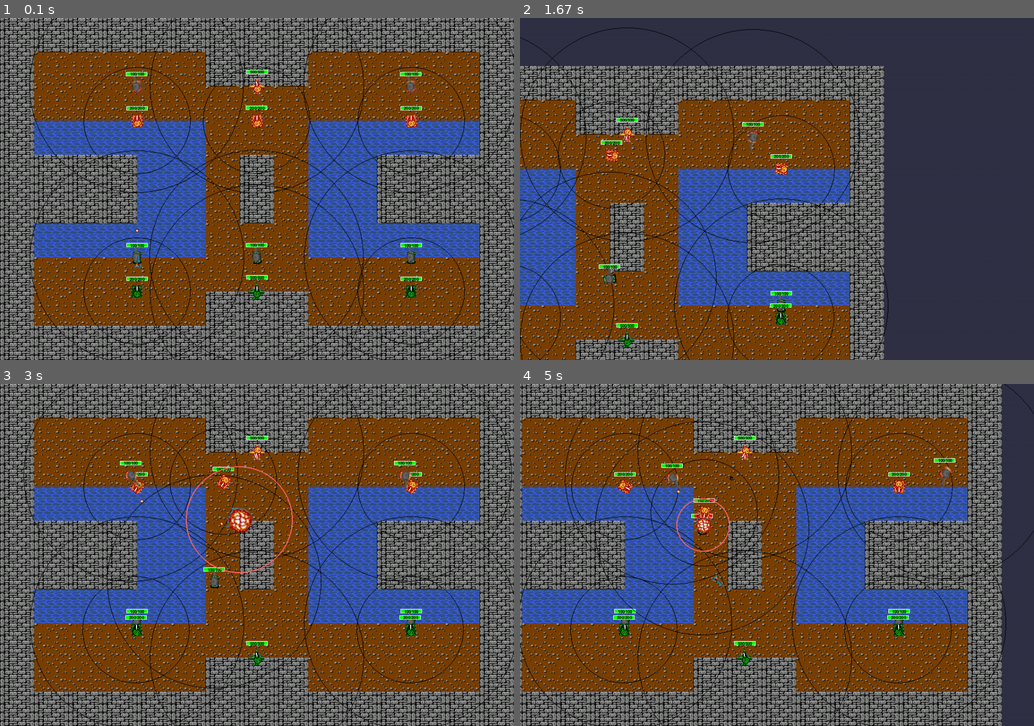
Above: before the commit, frames 1-4 (two rows, left to right).
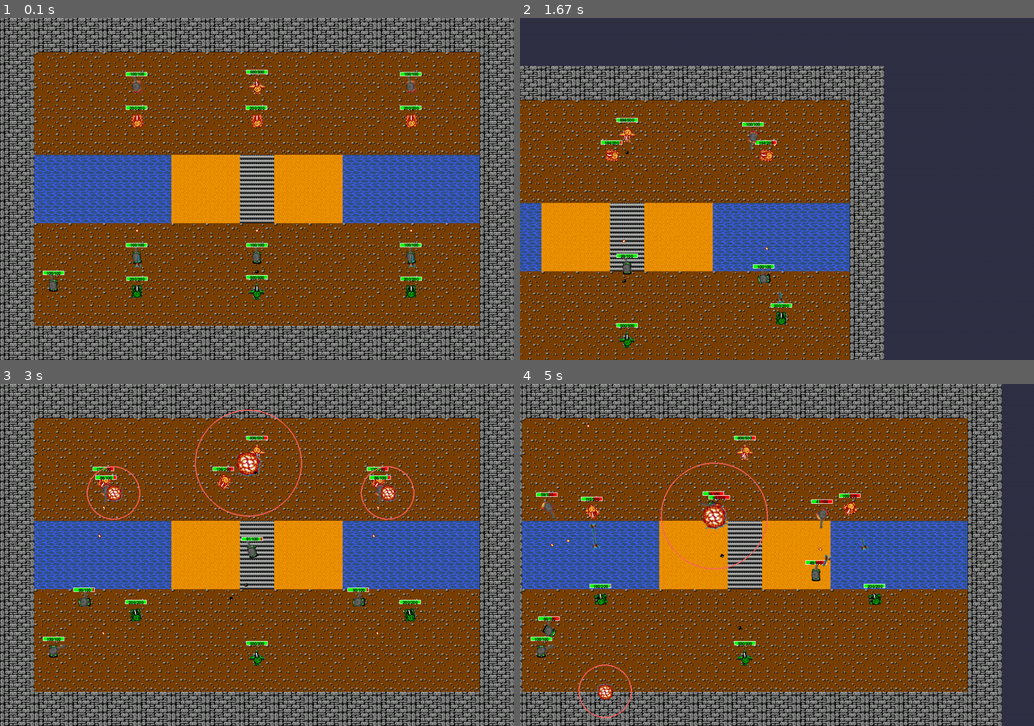
Above: after the commit, the same moments.

Repository: notwuyazui/Jackal
Game: pygame game, started from test.py
Same seed, same stepped clock (60 frames per second), same inputs: the game is played once before the commit and once after it.
Inputs (mouse positions are in pixels of both pictures, inside the frame that each line leads up to):
- Up to frame 1 (0.1 s): no input
- Up to frame 2 (1.67 s): hold Right 0.33-0.8 s; move the mouse to (756, 202) at 0.37 s; hold Up 0.83-1.13 s; hold Right 1.17-1.63 s
- Up to frame 3 (3 s): hold Left 1.67-2.2 s; hold Down 2.23-2.53 s; hold Left 2.57-2.97 s
- Up to frame 4 (5 s): hold Up 3-3.37 s; hold Right 3.4-4.03 s; hold Down 4.07-4.43 s; hold Left 4.47-4.93 s; hold Right from 4.97 s (still down)

The runs differ from the first frame. In frame 1, 33% of the frame differs, in the area x 5-100%, y 0-100%; in frame 2, 24%; in frame 3, 35%, in the area x 4-100%, y 0-100%; in frame 4, 34%.

Commit message:
地块添加减速和伤害功能，并配套添加沙地SandTile类型和陷阱TrapTile类型用作测试功能

Diff:
--- a/GameMode.py
+++ b/GameMode.py
@@ -6,7 +6,7 @@
 DEBUG_MODE = False                  # 一键开启调试模式
 
 DRAW_HEALTH_BAR = True              # 绘制坦克血条
-DRAW_SIGHT_RANGE = True             # 绘制坦克视野范围
+DRAW_SIGHT_RANGE = False             # 绘制坦克视野范围
 DRAW_MOUSE_TARGET_LINE = True       # 绘制鼠标瞄准线
 DRAW_STATUS_MESSAGE = False         # 绘制单位状态信息
 DRAW_ENEMY_STATE_MESSAGE = False    # 绘制敌方坦克状态信息
@@ -17,7 +17,7 @@
 
 BULLET_INFO_TEXT = False            # 增加子弹发射和移除时的文本提示
 ENEMY_STATE_TEXT = False            # 增加敌方坦克状态信息文本提示
-UNIT_RECORD_TEXT = False            # 单位记录文本
+UNIT_RECORD_TEXT = True            # 单位记录文本
 PRINT_VISIBLE_UNIT = False          # 打印unit_0的可见单位（包含视野与通过通信同步的单位）
 
 AUTO_COMMUNICATE = True             # 自动通信
--- a/Map/BaseTile.py
+++ b/Map/BaseTile.py
@@ -21,7 +21,8 @@
                  explosion_damage=0,
                  crushable=False,
                  provides_invisibility=False,
-                 damage_per_step=0):
+                 damage_per_step=0.0,
+                 slow_multiplier=1.0):
         self.x = x                      # 世界坐标左上角 x
         self.y = y
         self.tile_size = tile_size
@@ -39,12 +40,12 @@
         self.max_health = max_health if destructible else 0                                 # 初始生命值（仅当可破坏时有效）
         self.destroyed_tile_type = destroyed_tile_type if destructible else None            # 被破坏后变成的地块类型（如 'flat'）
         self.explodes_on_destroy = explodes_on_destroy if destructible else False           # 被破坏时是否爆炸
-        self.explosion_range = explodes_on_destroy if explodes_on_destroy else None
         self.explosion_range = explosion_range if explodes_on_destroy else None
         self.explosion_damage = explosion_damage if explodes_on_destroy else None
         self.crushable = crushable if not blocks_unit else False                            # 是否可被碾压
         self.provides_invisibility = provides_invisibility if not blocks_unit else False    # 是否提供隐身
-        self.damage_per_step = damage_per_step if not blocks_unit else False                # 单位踏上时造成的伤害
+        self.damage_per_step = damage_per_step if not blocks_unit else 0                # 单位踏上时造成的伤害
+        self.slow_multiplier = slow_multiplier if not blocks_unit else 1.0           # 单位踏上时减速倍数
 
         # 实时属性
         self.id = id
@@ -101,6 +102,12 @@
             return self.destroyed_tile_type
         return None
 
-    def on_unit_step(self, unit):
-        """单位踏上时的效果（待实现）"""
-        pass
+    def apply_buff(self, unit):
+        """单位踏上时的效果"""
+        if self.damage_per_step > 0:
+            unit.take_damage_from_tile(self.damage_per_step)
+        if self.slow_multiplier < 1.0:
+            unit.speed_slow_multiplier *= self.slow_multiplier
+        if self.provides_invisibility:
+            unit.conceal = True
+        return unit
--- a/Map/GameMap.py
+++ b/Map/GameMap.py
@@ -3,6 +3,8 @@
 from Map.FlatTile.FlatTile import *
 from Map.BarrierTile.BarrierTile import *
 from Map.WaterTile.WaterTile import *
+from Map.SandTile.SandTile import *
+from Map.TrapTile.TrapTile import *
 from typing import List, Tuple, Optional
 import os
 from Parameter import *
@@ -14,6 +16,8 @@
     'o': FlatTile,
     'x': BarrierTile,
     'w': WaterTile,
+    's': SandTile,
+    't': TrapTile
 }
 
 class GameMap:
@@ -210,12 +214,20 @@
         """获取地图总尺寸（像素）"""
         return self.width * self.tile_size, self.height * self.tile_size
 
-    def get_tile_at_position(self, x: float, y: float) -> Optional[str]:
+    def get_tile_char_at_position(self, x: float, y: float) -> Optional[str]:
         """获取指定位置的地块字符"""
         col = int(x // self.tile_size)
         row = int(y // self.tile_size)
         if 0 <= row < self.height and 0 <= col < self.width:
             return self.tiles[row][col].letter
+        return None
+
+    def get_tile_at_position(self, x: float, y: float) -> Optional[BaseTile]:
+        """获取指定位置的地块"""
+        col = int(x // self.tile_size)
+        row = int(y // self.tile_size)
+        if 0 <= row < self.height and 0 <= col < self.width:
+            return self.tiles[row][col]
         return None
 
     def _draw_debug(self, surface: pygame.Surface, camera_offset: List[float]) -> None:
--- /dev/null
+++ b/Map/SandTile/SandTile.py
@@ -0,0 +1,29 @@
+"""
+    沙地地块：不阻挡任何东西，会降低单位25%的移动速度。
+"""
+
+from Map.BaseTile import BaseTile
+
+class SandTile(BaseTile):
+    def __init__(self, x: float = 0.0, y: float = 0.0, tile_size: int = 64, id = None):
+        self.id = id
+        self.x = x
+        self.y = y
+        self.tile_size = tile_size
+
+        self.name = "sand"
+        self.letter = 's'
+        self.image_path = "Map/SandTile/sand.png"
+        self.blocks_bullet = False
+        self.blocks_unit = False
+        self.destructible = False                    # 是否可破坏
+        self.damage_per_step = 0.1                       # 单位踏上时造成的伤害
+        self.slow_multiplier = 0.75                   # 移动速度减缓倍数
+
+        super().__init__(id, self.x, self.y, self.tile_size,
+                         self.name, self.letter, self.image_path,
+                         blocks_bullet=self.blocks_bullet,
+                         blocks_unit=self.blocks_unit,
+                         destructible=self.destructible,
+                         damage_per_step=self.damage_per_step,
+                         slow_multiplier=self.slow_multiplier)
--- /dev/null
+++ b/Map/TrapTile/TrapTile.py
@@ -0,0 +1,30 @@
+"""
+    沙地地块：不阻挡任何东西，会降低单位25%的移动速度。
+"""
+
+from Map.BaseTile import BaseTile
+from Parameter import *
+
+class TrapTile(BaseTile):
+    def __init__(self, x: float = 0.0, y: float = 0.0, tile_size: int = 64, id = None):
+        self.id = id
+        self.x = x
+        self.y = y
+        self.tile_size = tile_size
+
+        self.name = "trap"
+        self.letter = 't'
+        self.image_path = "Map/TrapTile/trap.png"
+        self.blocks_bullet = False
+        self.blocks_unit = False
+        self.destructible = False                    # 是否可破坏
+        self.damage_per_step = 0.001 * UNIT_HEALTH   # 单位踏上时造成的伤害
+        self.slow_multiplier = 1.0                   # 移动速度减缓倍数
+
+        super().__init__(id, self.x, self.y, self.tile_size,
+                         self.name, self.letter, self.image_path,
+                         blocks_bullet=self.blocks_bullet,
+                         blocks_unit=self.blocks_unit,
+                         destructible=self.destructible,
+                         damage_per_step=self.damage_per_step,
+                         slow_multiplier=self.slow_multiplier)
--- a/Map/saved/test_map.txt
+++ b/Map/saved/test_map.txt
@@ -2,8 +2,8 @@
 xooooooooooooox
 xooooooooooooox
 xooooooooooooox
-xwwwwooooowwwwx
-xwwwwooooowwwwx
+xwwwwsstsswwwwx
+xwwwwsstsswwwwx
 xooooooooooooox
 xooooooooooooox
 xooooooooooooox
--- a/Unit/BaseUnit.py
+++ b/Unit/BaseUnit.py
@@ -99,6 +99,10 @@
         self.living_time = 0.0              # 存活时间
         self.reward = 0.0
 
+        # buff
+        self.speed_slow_multiplier = 1.0                # 减速效果，应用到速度上限
+        self.conceal = False                             # 隐身效果
+
         # 初始化碰撞箱
         self._update_bounding_box()
 
@@ -132,7 +136,9 @@
             return False
 
         self.living_time += delta_time
-        self._update_vision(unit_manager, bullet_manager, game_map)              # 更新视野
+        self._frame_init()                           # 每帧初始化
+        self._update_tile_buff(game_map)      # 根据所在地块更新单位
+        self._update_vision(unit_manager, bullet_manager, game_map)         # 更新视野
         self._update_ammo_switch(delta_time)         # 更新弹种切换计时器
         self._update_fire_cooldown(delta_time)       # 更新开火冷却时间
         self._update_speed(delta_time)               # 更新速度
@@ -157,13 +163,24 @@
 
         return True
 
+    def _frame_init(self) -> None:
+        """每帧初始化"""
+        self.speed_slow_multiplier = 1.0        # 初始化减速buff
+        self.conceal = False
+
+    def _update_tile_buff(self, game_map) -> None:
+        """根据所在地块更新单位"""
+        tile = game_map.get_tile_at_position(self.position[0], self.position[1])
+        if tile:
+            self = tile.apply_buff(self)
+
     def _update_vision(self, unit_manager, bullet_manager, game_map) -> None:
         """更新视野"""
         self.visible_map = game_map
         self.visible_units.clear()
         self.visible_bullets.clear()
         for unit in unit_manager.units:
-            if self.is_in_sight(unit):
+            if self.is_in_sight(unit) and unit.visible == True and unit.conceal == False:
                 self.visible_units.add_unit(unit, bullet_manager, game_map)
         for bullet in bullet_manager.bullets:
             if self.is_in_sight(bullet):
@@ -188,14 +205,24 @@
 
     def _update_speed(self, delta_time) -> None:
         """更新速度"""
+        real_acc = self.acceleration
+        sigma = 0.05        # 防止速度在buff后上限附近震荡的容差值，如果速度在 max_speed * slow_multiplier 的 (1±sigma) 范围内，则直接设置为 max_speed * slow_multiplier
+
+        # 如果速度大于buff后的最大速度，则强制减速
+        if self.speed > self.max_speed * self.speed_slow_multiplier * (1 + sigma):
+            real_acc = -self.max_acceleration
+        elif self.speed < -self.max_speed * self.speed_slow_multiplier * (1 + sigma):
+            real_acc = self.max_acceleration
+
         # 应用加速度
-        self.speed += self.acceleration * delta_time
-
-        # 限制速度范围
-        if self.speed > self.max_speed:
-            self.speed = self.max_speed
-        elif self.speed < -self.max_speed:
-            self.speed = -self.max_speed
+        self.speed += real_acc * delta_time
+
+        if self.speed > self.max_speed * self.speed_slow_multiplier * (1) and \
+            self.speed < self.max_speed * self.speed_slow_multiplier * (1+sigma):
+            self.speed = self.max_speed * self.speed_slow_multiplier
+        if self.speed < -self.max_speed * self.speed_slow_multiplier * (1) and \
+            self.speed > -self.max_speed * self.speed_slow_multiplier * (1+sigma):
+            self.speed = -self.max_speed * self.speed_slow_multiplier
 
     def _update_direction(self, delta_time) -> None:
         """更新单位朝向角度"""
@@ -683,6 +710,15 @@
         self._handle_assistance(unit_manager, damage_source, destroyed, damage_amount)
         return destroyed, damage_amount
 
+    def take_damage_from_tile(self, damage_amount):
+        """坦克从地形受到伤害"""
+        self.health -= damage_amount
+        if self.health <= 0:
+            self.health = 0
+            self.is_alive = False
+            print(f"坦克 {self.id} 被摧毁")
+            self.killed_by = -1  # -1表示被地形摧毁
+
     def _handle_assistance(self, unit_manager, damage_source, destroy:bool , damage_amount:float) -> None:
         # 当自身受到伤害时，处理伤害来源的协助信息
         for unit in unit_manager.units:
--- a/behavior.txt
+++ b/behavior.txt
@@ -17,3 +17,4 @@
     5. 保存完整的地图，包括地图（tiles和tile_size）和单位信息
     6. 训练的接口（PCControl -> AIControl）
     7. 添加减速地块
+    8. 添加检查assert：是否存在uid相同的单位
--- a/test.py
+++ b/test.py
@@ -17,8 +17,8 @@
 
 def init_game():
     game_manager = GameManager()
-    game_manager.set_valley_map()
-    game_manager.add_player_tank(unit_id=0, position=(100,500), usingAI=False, visible=False)      # 添加一个玩家坦克
+    game_manager.set_test_map()
+    game_manager.add_player_tank(unit_id=0, position=(100,500), usingAI=False, visible=True)      # 添加一个玩家坦克
 
     game_manager.add_player_tank(unit_id=101, position = (256, 448), usingAI = True)
     game_manager.add_player_tank(unit_id=102, position = (480, 448), usingAI = True)
Binary file added: Map/SandTile/sand.png
Binary file added: Map/TrapTile/trap.png
Not shown, changed: .DS_Store
Not shown, changed: Map/.DS_Store
